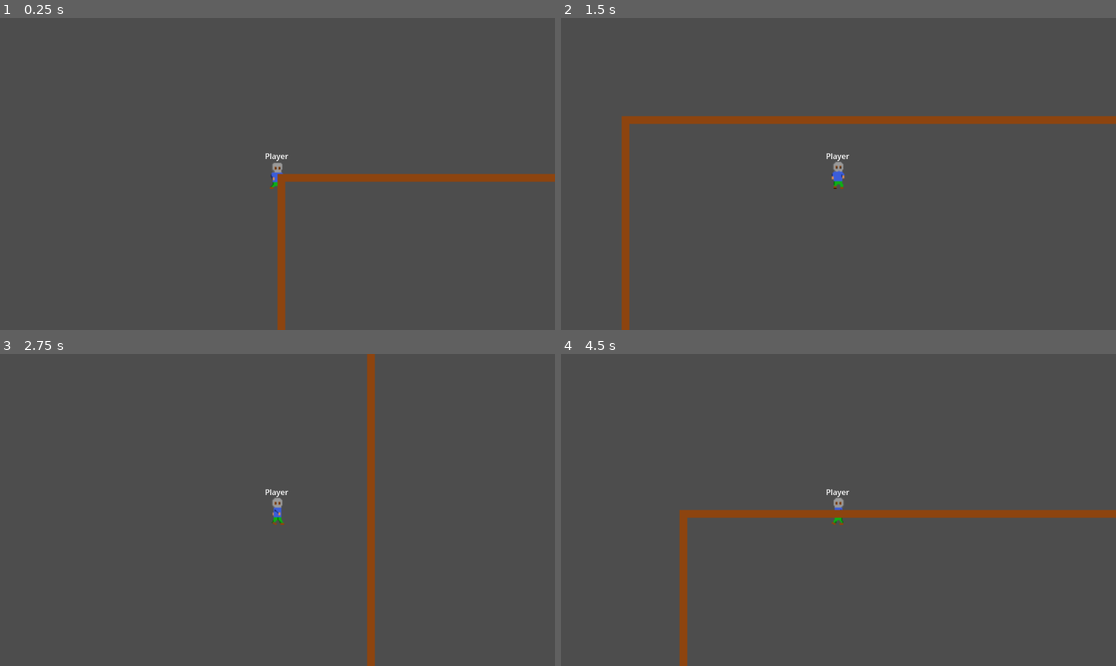
Above: before the commit, frames 1-4 (two rows, left to right).
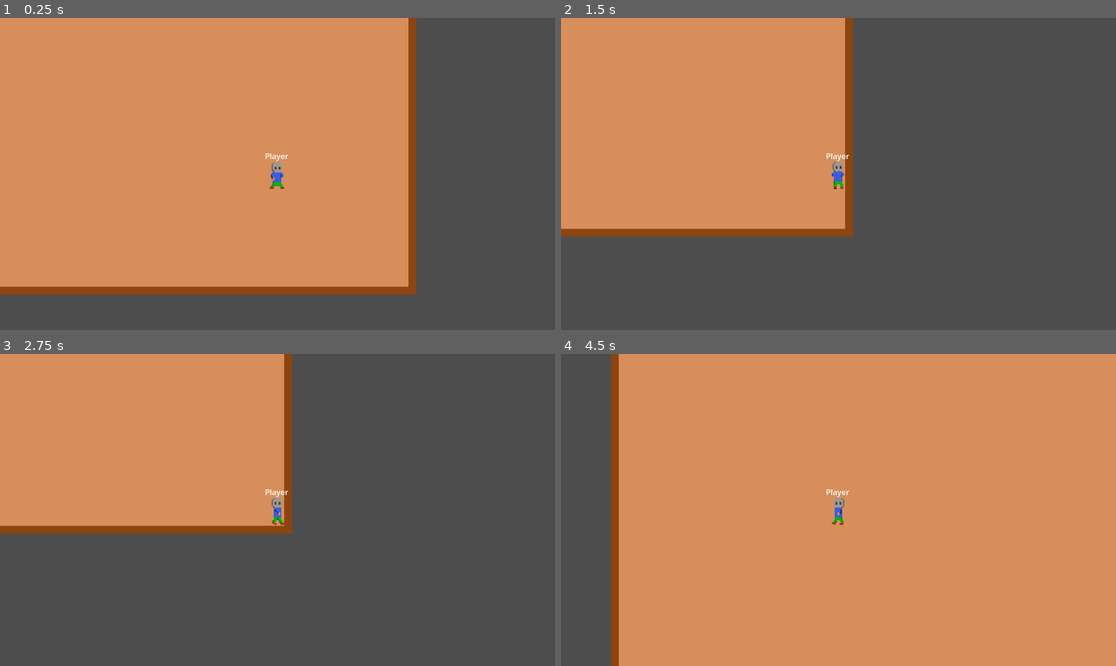
Above: after the commit, the same moments.

Repository: timjbruce/godotbitesized_world
Game: Godot game, scene res://World/world.tscn
Two runs of this game, one before a commit and one after it. Both use one fixed random seed, a clock stepped at 60 frames per second and the inputs below.
Inputs:
- Up to frame 1 (0.25 s): no input
- Up to frame 2 (1.5 s): tap Enter at 0.5 s; hold Right (right) 0.53-1.28 s; hold Down (down) from 1.28 s (still down)
- Up to frame 3 (2.75 s): release Down (down) at 2.03 s; hold Right (right) from 2.03 s (still down)
- Up to frame 4 (4.5 s): release Right (right) at 2.78 s; hold Up (up) 2.78-3.53 s; hold Left (left) from 3.53 s (still down)

The runs differ from the first frame. In frame 1, 67% of the frame differs, in the area x 0-100%, y 0-100%; in frame 2, 38%; in frame 3, 32%; in frame 4, 91%, in the area x 9-100%, y 0-100%.

Commit message:
Updated Player and Generator components. Removed player from Scene. Added dynamically set and placed player.

Diff:
--- a/Generator/generator.gd
+++ b/Generator/generator.gd
@@ -20,6 +20,7 @@
 		game_height, tile_map_layer, draw_outline)
 	if get_parent().name == "root":
 		$GeneratorNode.generate()
+		print(get_player_start())
 		floor_generated.emit()
 
 
@@ -31,3 +32,7 @@
 func clear_floor() -> void:
 	$GeneratorNode.clear_floor()
 	floor_is_cleared.emit()
+
+
+func get_player_start() -> Vector2:
+	return $GeneratorNode.get_player_start()
--- a/Generator/generator.tscn
+++ b/Generator/generator.tscn
@@ -9,6 +9,7 @@
 0:0/0 = 0
 0:0/0/terrain_set = 0
 0:0/0/terrain = 0
+0:0/0/physics_layer_0/polygon_0/points = PackedVector2Array(-8, -8, 8, -8, 8, 8, -8, 8)
 1:0/0 = 0
 2:0/0 = 0
 2:0/0/terrain_set = 0
@@ -36,6 +37,8 @@
 9:1/0 = 0
 
 [sub_resource type="TileSet" id="TileSet_hy0so"]
+physics_layer_0/collision_layer = 2
+physics_layer_0/collision_mask = 0
 terrain_set_0/mode = 0
 terrain_set_0/terrain_0/name = "Wall"
 terrain_set_0/terrain_0/color = Color(0.5, 0.34375, 0.25, 1)
--- a/Generator/generator_node.gd
+++ b/Generator/generator_node.gd
@@ -14,6 +14,7 @@
 var floor_vector: Vector2i
 var filler_vector: Vector2i
 var exit_vector: Vector2i
+var wall_tile_quadrant_size: int = 0
 
 var room_listing: Dictionary
 
@@ -47,6 +48,7 @@
 
 func _get_main_tiles() -> void:
 	var terrains = {}
+	wall_tile_quadrant_size = tile_map_layer.rendering_quadrant_size
 	for terrain in tile_map_layer.tile_set.get_terrains_count(0):
 		terrains[str(terrain)] = tile_map_layer.tile_set.get_terrain_name(0,terrain)
 	var source = tile_map_layer.tile_set.get_source(0)
@@ -63,6 +65,13 @@
 					filler_vector = source.get_tile_id(tile)
 				"Exit":
 					exit_vector = source.get_tile_id(tile)
+
+
+func get_player_start() -> Vector2i:
+	var start_location: Vector2i
+	start_location = Vector2i(randi_range(room_listing["y"] + wall_tile_quadrant_size, (room_listing["width"] - 1) * wall_tile_quadrant_size),
+		randi_range(room_listing["x"] + wall_tile_quadrant_size, (room_listing["height"] - 1) * wall_tile_quadrant_size ))
+	return start_location
 
 
 func _generate_room(grid_location) -> Dictionary:
@@ -96,3 +105,5 @@
 				tile_map_layer.set_cell(Vector2i(x,y), 0, wall_vector)
 			elif y == room_listing["y"] || y == (room_listing["y"] + room_listing["height"]):
 				tile_map_layer.set_cell(Vector2i(x,y), 0, wall_vector)
+			else:
+				tile_map_layer.set_cell(Vector2i(x,y), 0, floor_vector)
--- a/Player/Player.tscn
+++ b/Player/Player.tscn
@@ -152,15 +152,16 @@
 size = Vector2(24, 57)
 
 [node name="Player" type="CharacterBody2D"]
+collision_layer = 0
+collision_mask = 0
 script = ExtResource("1_8g4oa")
 
 [node name="AnimatedSprite2D" type="AnimatedSprite2D" parent="."]
+texture_filter = 1
 position = Vector2(0, -1)
 scale = Vector2(2, 2)
 sprite_frames = SubResource("SpriteFrames_yifbt")
-animation = &"walk"
-frame = 2
-frame_progress = 0.29324782
+animation = &"down"
 
 [node name="CollisionShape2D" type="CollisionShape2D" parent="."]
 position = Vector2(2, 4.5)
--- a/Player/player.gd
+++ b/Player/player.gd
@@ -1,19 +1,33 @@
 extends CharacterBody2D
 class_name player_2d_body
 
-var SPEED = 600
+@export var speed: int = 600
+
+
+func initialize(inc_name: String, inc_speed: int, inc_layers: Array[int], inc_mask: Array[int]) -> void:
+	name = inc_name
+	speed = inc_speed
+	for layer in inc_layers:
+		set_collision_layer_value(layer, true)
+	for mask in inc_mask:
+		set_collision_mask_value(mask, true)
+
+
+func set_location(new_location: Vector2i) -> void:
+	global_position = new_location
+
 
 func _process(_delta: float) -> void:
 	var x_direction: float = Input.get_axis("left", "right")
 	var y_direction: float = Input.get_axis("up", "down")
 	if x_direction:
-		velocity.x = x_direction * SPEED
+		velocity.x = x_direction * speed
 	else:
-		velocity.x = move_toward(velocity.x, 0, SPEED)
+		velocity.x = move_toward(velocity.x, 0, speed)
 	if y_direction:
-		velocity.y = y_direction * SPEED
+		velocity.y = y_direction * speed
 	else:
-		velocity.y = move_toward(velocity.y, 0, SPEED)
+		velocity.y = move_toward(velocity.y, 0, speed)
 
 	if velocity.x != 0:
 		$AnimatedSprite2D.animation = "walk"
--- a/World/world.gd
+++ b/World/world.gd
@@ -2,16 +2,19 @@
 
 func _ready() -> void:
 	Globals.set_world($".")
-	Globals.set_player($Player)
 	Globals.set_global_timer($GlobalTimer)
 	Globals.set_generator($Generator)
 	Globals.generator.floor_generated.connect(_on_floor_generated)
 	Globals.generator.floor_is_cleared.connect(_on_floor_cleared)
 	Globals.generator.generate()
 
-
 func _on_floor_generated() -> void:
 	print("floor generated message received")
+	var player_resource: Node2D = preload("res://Player/player.tscn").instantiate()
+	Globals.set_player(player_resource)
+	Globals.world.add_child(Globals.player)
+	Globals.player.initialize("player", 600, [], [2])
+	Globals.player.set_location(Globals.generator.get_player_start())
 
 
 func _on_floor_cleared() -> void:
--- a/World/world.tscn
+++ b/World/world.tscn
@@ -1,7 +1,6 @@
-[gd_scene load_steps=4 format=3 uid="uid://btodygqofqpu"]
+[gd_scene load_steps=3 format=3 uid="uid://btodygqofqpu"]
 
 [ext_resource type="Script" uid="uid://dxtcnu80fqt1k" path="res://World/world.gd" id="1_8a836"]
-[ext_resource type="PackedScene" uid="uid://cgriwo0usw01p" path="res://Player/Player.tscn" id="1_62w18"]
 [ext_resource type="PackedScene" uid="uid://chb2vey7267e1" path="res://Generator/generator.tscn" id="3_j8job"]
 
 [node name="World" type="Node2D"]
@@ -9,8 +8,6 @@
 
 [node name="GlobalTimer" type="Timer" parent="."]
 
-[node name="Player" parent="." instance=ExtResource("1_62w18")]
-
 [node name="Generator" parent="." instance=ExtResource("3_j8job")]
 min_room_width = 50
 min_room_height = 50
Not shown, added: readmeassets/build_2/2_game_running.png.import
Not shown, added: readmeassets/build_2/2_room_and_game_boundary.png.import
Binary file added: readmeassets/build_3/3_player_removed_from_scene.png
Not shown, added: readmeassets/build_3/3_player_removed_from_scene.png.import
Binary file added: readmeassets/build_3/3_updated_file_system.png
Not shown, added: readmeassets/build_3/3_updated_file_system.png.import
Not shown, changed: README.md
